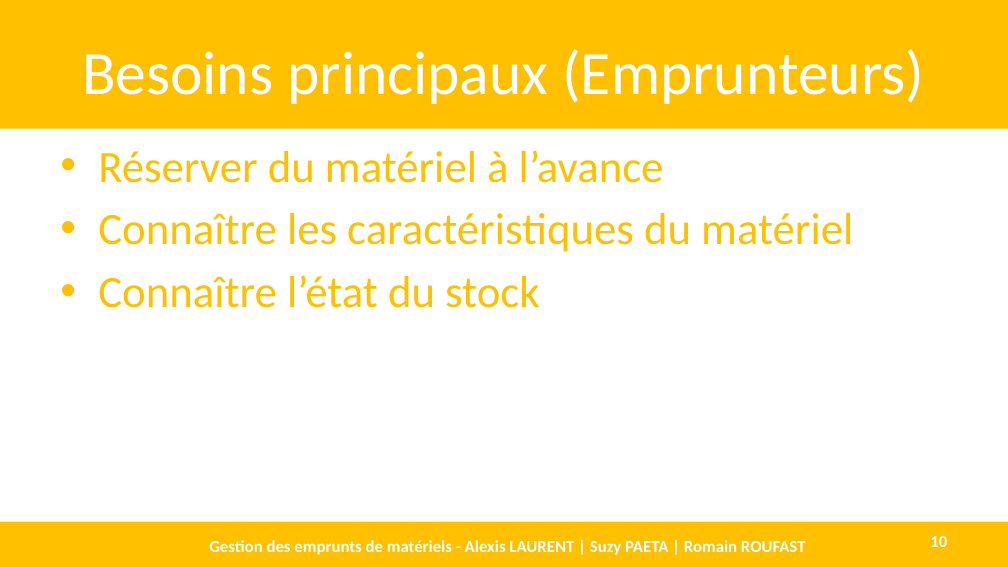
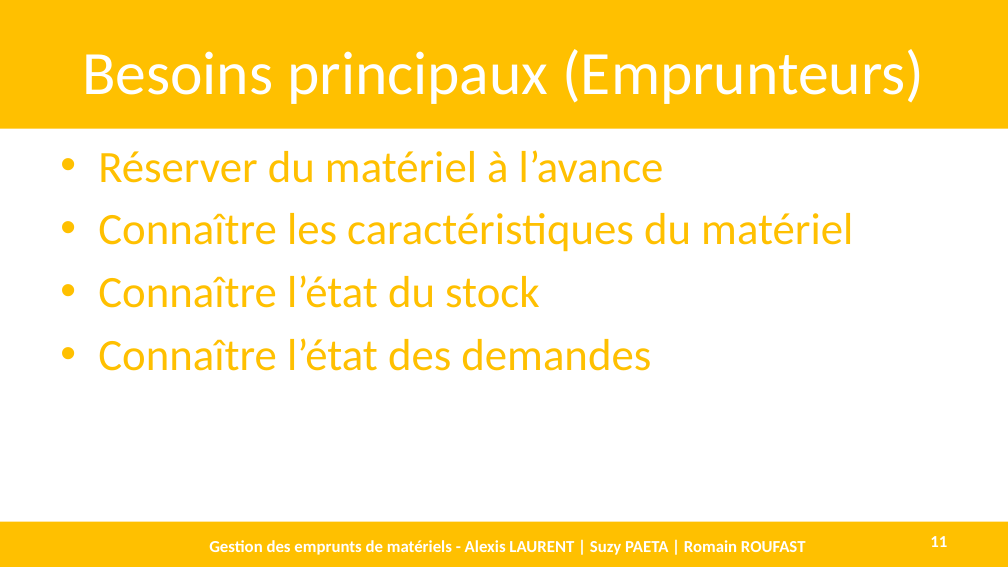
Before and after one commit to AlexisLaurent/Gestion_des_Emprunts, a slide deck: slide 11 of Livrables/D1.3 - DEF.pptx (slide 10 before the commit). Drawn at 1008x567 pixels with LibreOffice and Linux fonts; fonts in the diff are those of the drawing. Boxes give left, top, right and bottom in pixels: in the first picture for what was removed or moved away, otherwise in the second. Text is boxed around its words. In the diff, an @@ line names an element or a change of style, - is before the commit and + after.

```diff
--- a/Livrables/D1.3 - DEF.pptx
+++ b/Livrables/D1.3 - DEF.pptx
@@ text at (x1=98, y1=338, x2=651, y2=371): paragraph added @@
+• Connaître l’état des demandes
@@ page number at (x1=930, y1=536, x2=947, y2=547): text changed @@
-10
+11
```
Also in this commit, not shown: 15 other slides changed, 3 slides removed.
